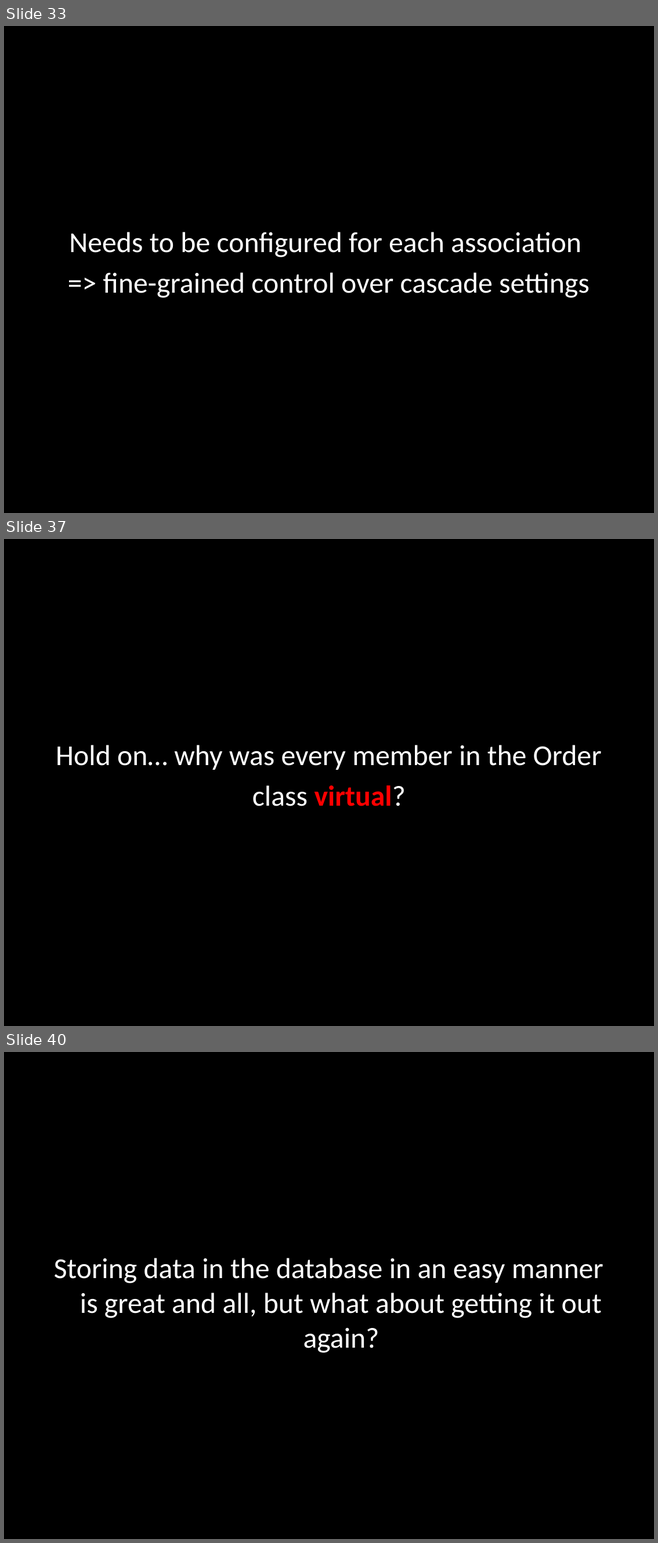
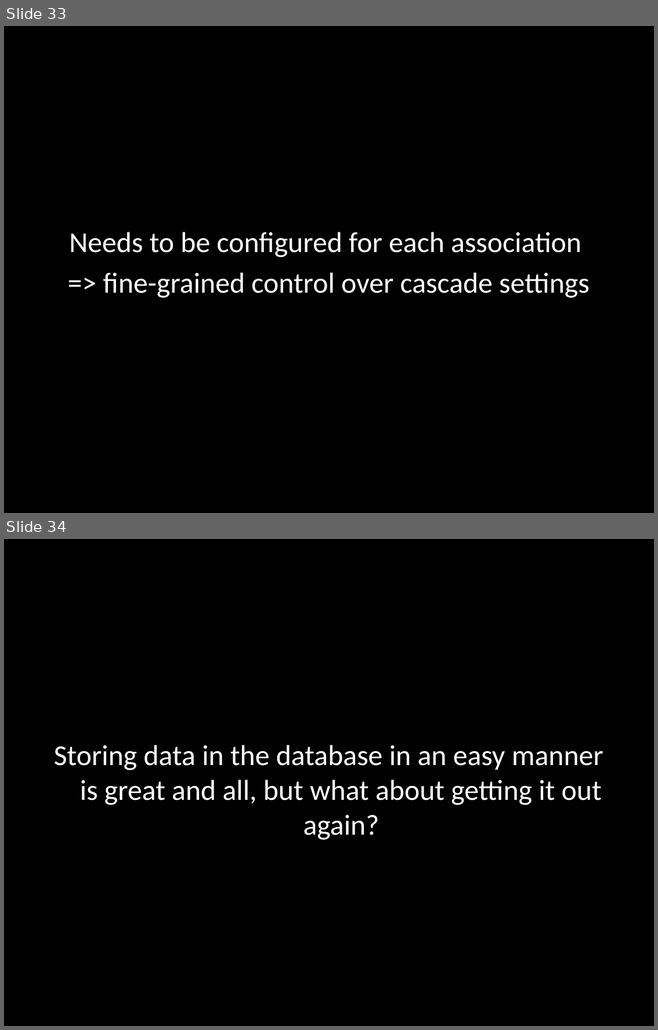
Before and after one commit to michelgrootjans/qwars, a slide deck: doc/NHibernate.pptx. Shown one above the other, each under a label of ours: slides 33, 37 and 40 before the commit, slides 33 and 34 after it; the slides between them are not shown. The pictures are 658x1543 and 658x1030 pixels, drawn with LibreOffice and Linux fonts; fonts in the diff are those of the drawing. Boxes give left, top, right and bottom in pixels: in the first picture for what was removed or moved away, otherwise in the second. Text is boxed around its words. In the diff, an @@ line names an element or a change of style, - is before the commit and + after.

```diff
--- a/doc/NHibernate.pptx
+++ b/doc/NHibernate.pptx
@@ slide 37 removed at (4, 539, 654, 1026), background #000000 @@
@@ text removed at (56, 745, 601, 806) @@
-Hold on… why was every member in the Order
-class virtual?
@@ what was slide 40 is now slide 34 @@
```
Also in this commit, not shown: 1 slide changed, 15 other slides removed, 37 other files.
